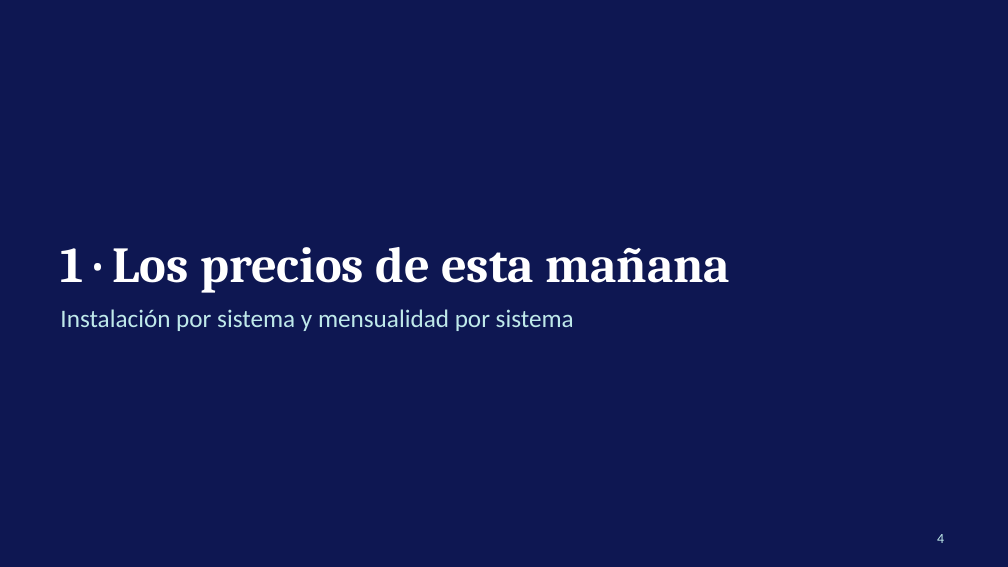
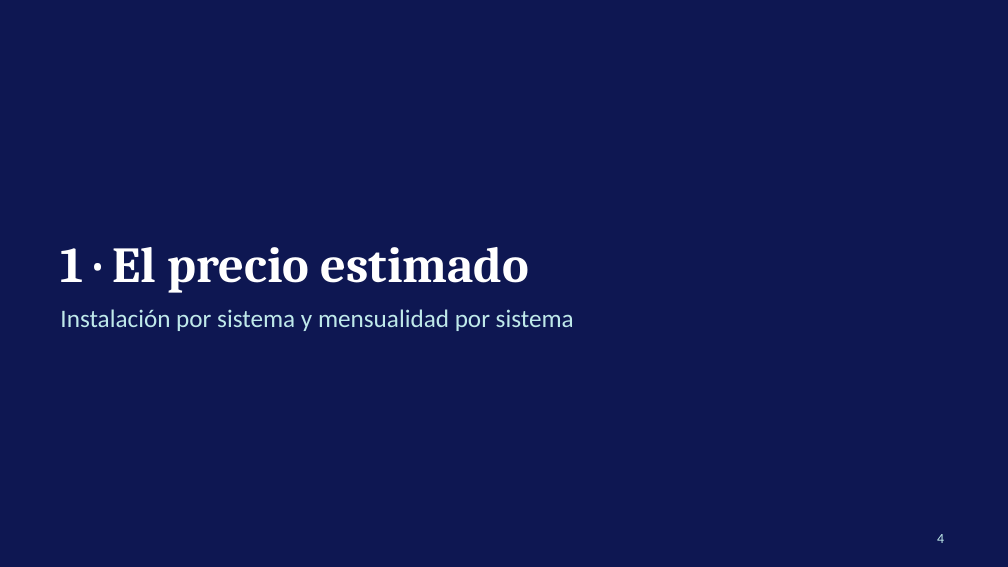
Before and after one commit to josedanielgt1/azullab, a slide deck: slide 4 of propuesta/Precios Grupo Azullab.pptx. Drawn at 1008x567 pixels with LibreOffice and Linux fonts; fonts in the diff are those of the drawing. Boxes give left, top, right and bottom in pixels: in the first picture for what was removed or moved away, otherwise in the second. Text is boxed around its words. In the diff, an @@ line names an element or a change of style, - is before the commit and + after.

```diff
--- a/propuesta/Precios Grupo Azullab.pptx
+++ b/propuesta/Precios Grupo Azullab.pptx
@@ title at bbox=[60, 247, 529, 293]: text changed @@
-1 · Los precios de esta mañana
+1 · El precio estimado
```
Also in this commit, not shown: 5 other slides changed.
